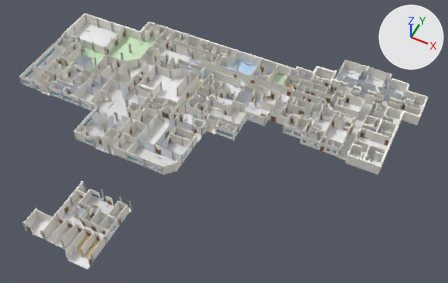
A saved change to the glTF model public/sb/solca_sb.glb.
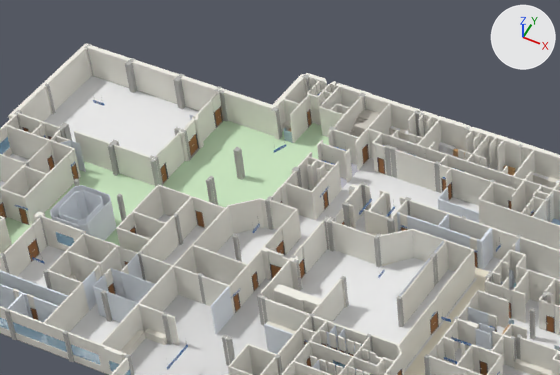
There are two pictures of each version: one whole from a 50 mm camera at (178.3, -95.5, 146.8) aimed at (119.6, 21.9, 0.1), one close up on the part from 13% to 50% of the width and 0% to 39% of the height. Every picture has the same lights, and +X, +Y and +Z are marked at upper right. The last two pictures show the newer version.

The scene before the commit, as lines of its bpy script (objects in view):
```python
ob_muros_0_360_0_160_0_053_0_00 = bpy.data.objects.new('muros|0.360,0.160,0.053|0.00', me_muros_0_360_0_160_0_053_0_00)
ob_muros_0_360_0_160_0_053_0_00.location = (15.73, -56.88, 0.0)
ob_muros_0_810_0_865_0_922_0_00 = bpy.data.objects.new('muros|0.810,0.865,0.922|0.00', me_muros_0_810_0_865_0_922_0_00)
ob_muros_0_810_0_865_0_922_0_00.location = (15.73, -56.88, 0.0)
ob_pisos_0_608_0_810_0_548_0_00 = bpy.data.objects.new('pisos|0.608,0.810,0.548|0.00', me_pisos_0_608_0_810_0_548_0_00)
ob_pisos_0_608_0_810_0_548_0_00.location = (15.73, -56.88, 0.0)
ob_pisos_0_865_0_865_0_865_0_00 = bpy.data.objects.new('pisos|0.865,0.865,0.865|0.00', me_pisos_0_865_0_865_0_865_0_00)
ob_pisos_0_865_0_865_0_865_0_00.location = (15.73, -56.88, 0.0)
# also in view: 'muros|0.902,0.884,0.810|0.00' at (108.7, 18.6, 1.9); 'pisos|0.740,0.740,0.740|0.00' at (108.8, 15.2, 0.0); 'muros|0.303,0.608,0.846|0.60' at (102.2, 16.3, 1.7); 'muebles|0.865,0.828,0.740|0.00' at (110.5, 21.5, 0.5); 'muros|0.462,0.462,0.436|0.00' at (108.8, 14.2, 1.9)
```
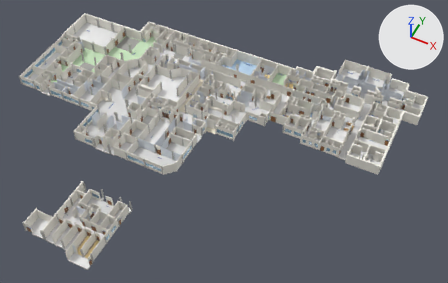
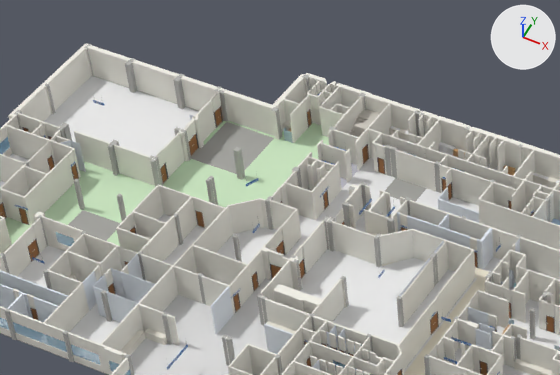
Boxes (x1, y1, x2, y2) around the edits, measured in the close-ups (560 x 375 px; the box of a moved part takes in the faces that stretch with it):
part 1 of me_muros_0_810_0_865_0_922_0_00, deleted
    before: (50, 185, 117, 240)
part 2 of me_pisos_0_608_0_810_0_548_0_00, cut back
    before: (105, 218, 122, 243)
    after: (63, 208, 122, 241)
part 3 of me_pisos_0_608_0_810_0_548_0_00, moved or reshaped
    before: (167, 122, 306, 191)
    after: (164, 121, 307, 202)
part 4 of me_pisos_0_865_0_865_0_865_0_00, reshaped
    before: (353, 176, 442, 216)
    after: (342, 174, 442, 216)
'pisos|0.384,0.384,0.360|0.00', unchanged, uncovered by the edit
    both: (0, 76, 560, 375)

The change, as a diff of the scene's bpy script:
```diff
--- a/public/sb/solca_sb.glb.py
+++ b/public/sb/solca_sb.glb.py
@@ me_muros_0_810_0_865_0_922_0_00 @@
 # used by ob_muros_0_810_0_865_0_922_0_00; location = (15.73, -56.88, 0.0)
-me_muros_0_810_0_865_0_922_0_00.from_pydata(...)  # 1468 vertices, 2424 faces; spans x 36.8..149.8, y 24.3..126.9, z 0.0..3.8
+me_muros_0_810_0_865_0_922_0_00.from_pydata(...)  # 1342 vertices, 2236 faces; spans x 36.8..149.8, y 24.3..126.9, z 0.0..3.8
+# me_muros_0_810_0_865_0_922_0_00 part 1: 16 loose pieces with 128 vertices, spanning x 42.2..46.9, y 84.9..90.3, z 0.0..3.8, are deleted
+# other edits to the shape of me_muros_0_810_0_865_0_922_0_00 do not show in these pictures
 me_muros_0_810_0_865_0_922_0_00.materials.append(mat_material_14)
@@ me_pisos_0_608_0_810_0_548_0_00 @@
 # used by ob_pisos_0_608_0_810_0_548_0_00; location = (15.73, -56.88, 0.0)
-me_pisos_0_608_0_810_0_548_0_00.from_pydata(...)  # 784 vertices, 1668 faces; spans x 35.6..123.9, y 73.5..116.3, z 0.0
+me_pisos_0_608_0_810_0_548_0_00.from_pydata(...)  # 730 vertices, 1540 faces; spans x 35.6..123.9, y 73.5..116.3, z 0.0
+# me_pisos_0_608_0_810_0_548_0_00 part 2: 62 vertices removed from x 42.1..46.9, y 84.5..90.3, z 0.0; 10 vertices added at x 42.1..47.1, y 84.5..90.5, z 0.0
+# me_pisos_0_608_0_810_0_548_0_00 part 3: 2 vertices moved from x 47.6, y 102.8, z 0.0 to x 47.7, y 102.6, z 0.0; 20 vertices removed from x 47.6..53.8, y 102.7..108.0, z 0.0; 18 vertices added at x 47.7..53.9, y 102.6..109.7, z 0.0
 me_pisos_0_608_0_810_0_548_0_00.materials.append(mat_material_6)
@@ me_pisos_0_865_0_865_0_865_0_00 @@
 # used by ob_pisos_0_865_0_865_0_865_0_00; location = (15.73, -56.88, 0.0)
-me_pisos_0_865_0_865_0_865_0_00.from_pydata(...)  # 6514 vertices, 13158 faces; spans x 29.2..156.2, y 21.5..128.9, z 0.0
+me_pisos_0_865_0_865_0_865_0_00.from_pydata(...)  # 6476 vertices, 13082 faces; spans x 29.2..156.2, y 21.5..128.9, z 0.0
+# me_pisos_0_865_0_865_0_865_0_00 part 4: 4 vertices removed from x 72.0, y 108.0..109.7, z 0.0; 14 vertices added at x 69.0..72.8, y 106.8..109.7, z 0.0
+# other edits to the shape of me_pisos_0_865_0_865_0_865_0_00 do not show in these pictures
 me_pisos_0_865_0_865_0_865_0_00.materials.append(mat_material_1)
```
